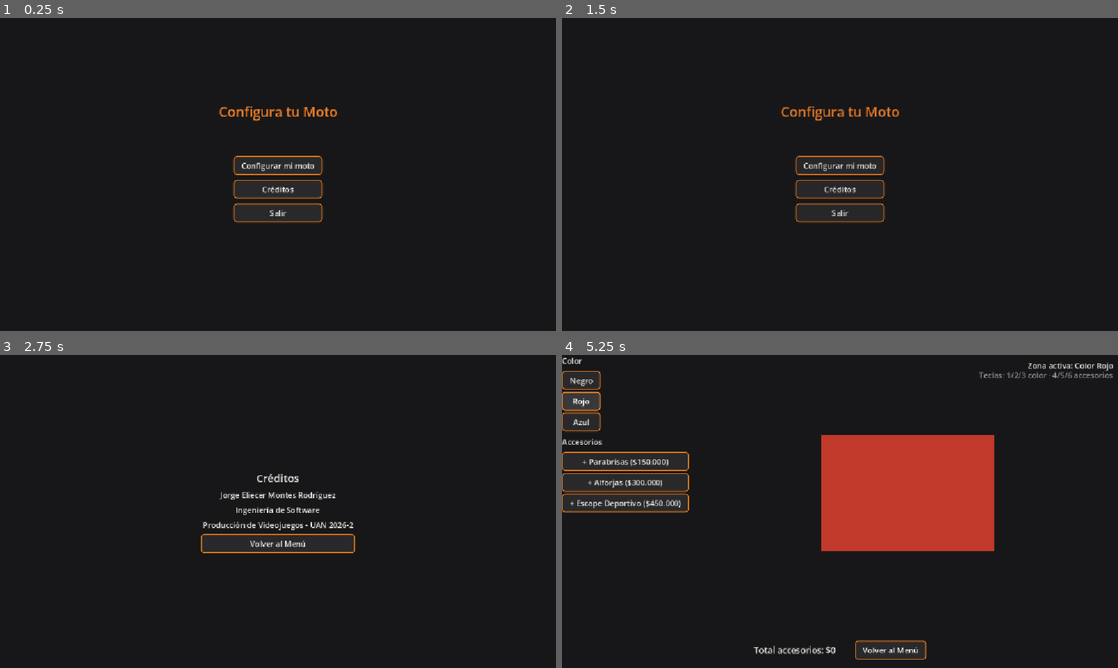
Above: before the commit, frames 1-4 (two rows, left to right).
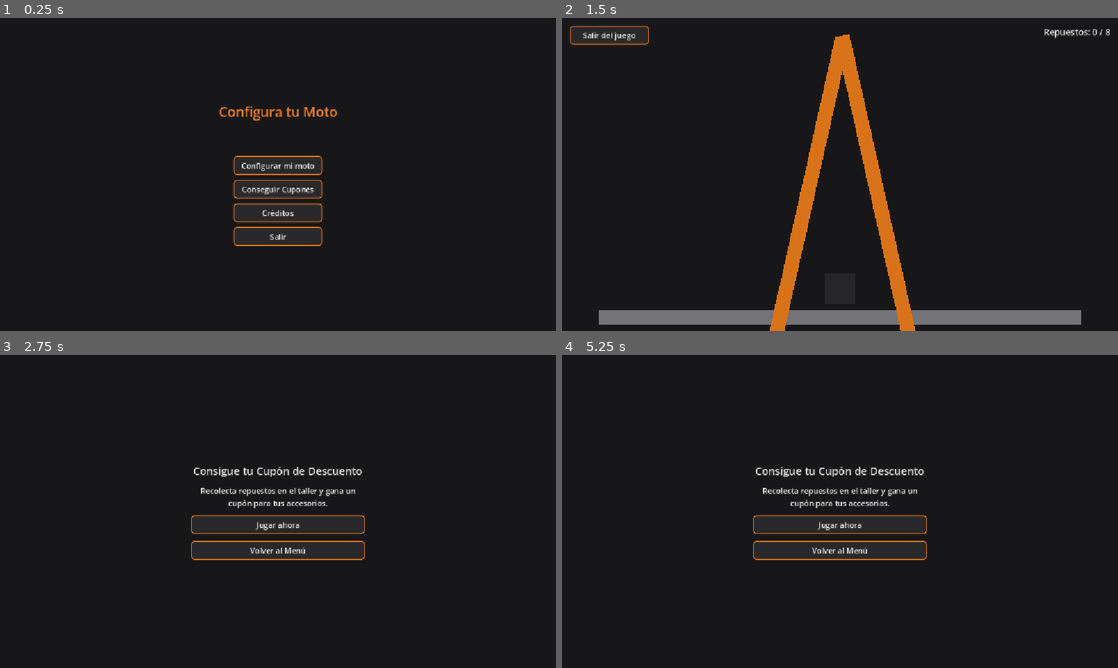
Above: after the commit, the same moments.

Repository: ChampuLuminoso/configurador-motos-godot
Game: Godot game, scene res://src/core/main_app.tscn
Same seed, same stepped clock (60 frames per second), same inputs: the game is played once before the commit and once after it.
Inputs (mouse positions are in pixels of both pictures, inside the frame that each line leads up to):
- Up to frame 1 (0.25 s): no input
- Up to frame 2 (1.5 s): click (840, 190) at 0.5 s, where only the run after the commit has a clickable "Conseguir Cupones"; click "Volver al Menú" (after the commit: "Jugar ahora") at 1.25 s
- Up to frame 3 (2.75 s): click "Créditos" (after the commit: "Salir del juego") at 2 s
- Up to frame 4 (5.25 s): click "Volver al Menú" (after the commit: "Jugar ahora") at 2.75 s; click "Configurar mi moto" (after the commit: "Salir del juego") at 3.5 s; click (578, 380) at 4.25 s, where only the run before the commit has a clickable "Negro"; click (578, 401) at 5 s, where only the run before the commit has a clickable "Rojo"

The runs differ from the first frame. In frame 1, 0.5% of the frame differs, in the area x 41-59%, y 53-73%; in frame 2, 10%; in frame 3, 2.8%; in frame 4, 16%, in the area x 0-100%, y 0-98%.

Commit message:
feat: wire coupon flow into menu and configurator screens

Diff:
--- a/src/scenes/configurator/configurator_panel.tscn
+++ b/src/scenes/configurator/configurator_panel.tscn
@@ -152,3 +152,9 @@
 text = "Volver al Menú"
 target_scene = "res://src/scenes/menu/menu_panel.tscn"
 discard_previous = true
+
+[node name="BtnContinuarCompra" parent="BarraInferior" instance=ExtResource("2")]
+layout_mode = 2
+text = "Continuar compra"
+target_scene = "res://src/scenes/purchase_invoice/purchase_invoice.tscn"
+discard_previous = false
--- a/src/scenes/menu/menu_panel.tscn
+++ b/src/scenes/menu/menu_panel.tscn
@@ -37,7 +37,7 @@
 offset_left = -90.0
 offset_top = -20.0
 offset_right = 90.0
-offset_bottom = 80.0
+offset_bottom = 130.0
 grow_horizontal = 2
 grow_vertical = 2
 theme_override_constants/separation = 10
@@ -46,6 +46,12 @@
 layout_mode = 2
 text = "Configurar mi moto"
 target_scene = "res://src/scenes/configurator/configurator_panel.tscn"
+discard_previous = false
+
+[node name="BtnCoupon" parent="VBoxMenu" instance=ExtResource("2")]
+layout_mode = 2
+text = "Conseguir Cupones"
+target_scene = "res://src/scenes/coupon_event/coupon_event.tscn"
 discard_previous = false
 
 [node name="BtnCreditos" parent="VBoxMenu" instance=ExtResource("2")]
